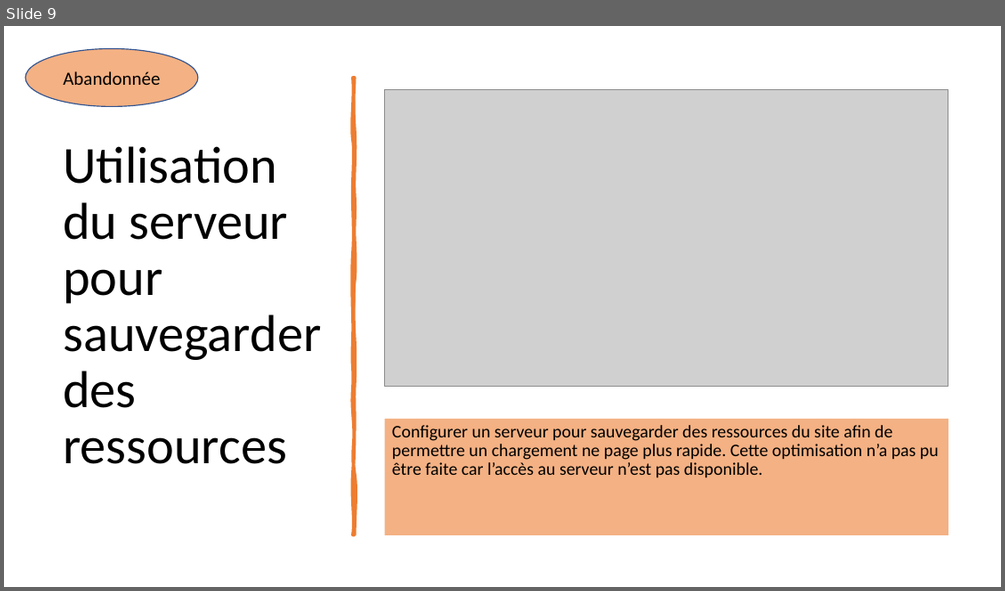
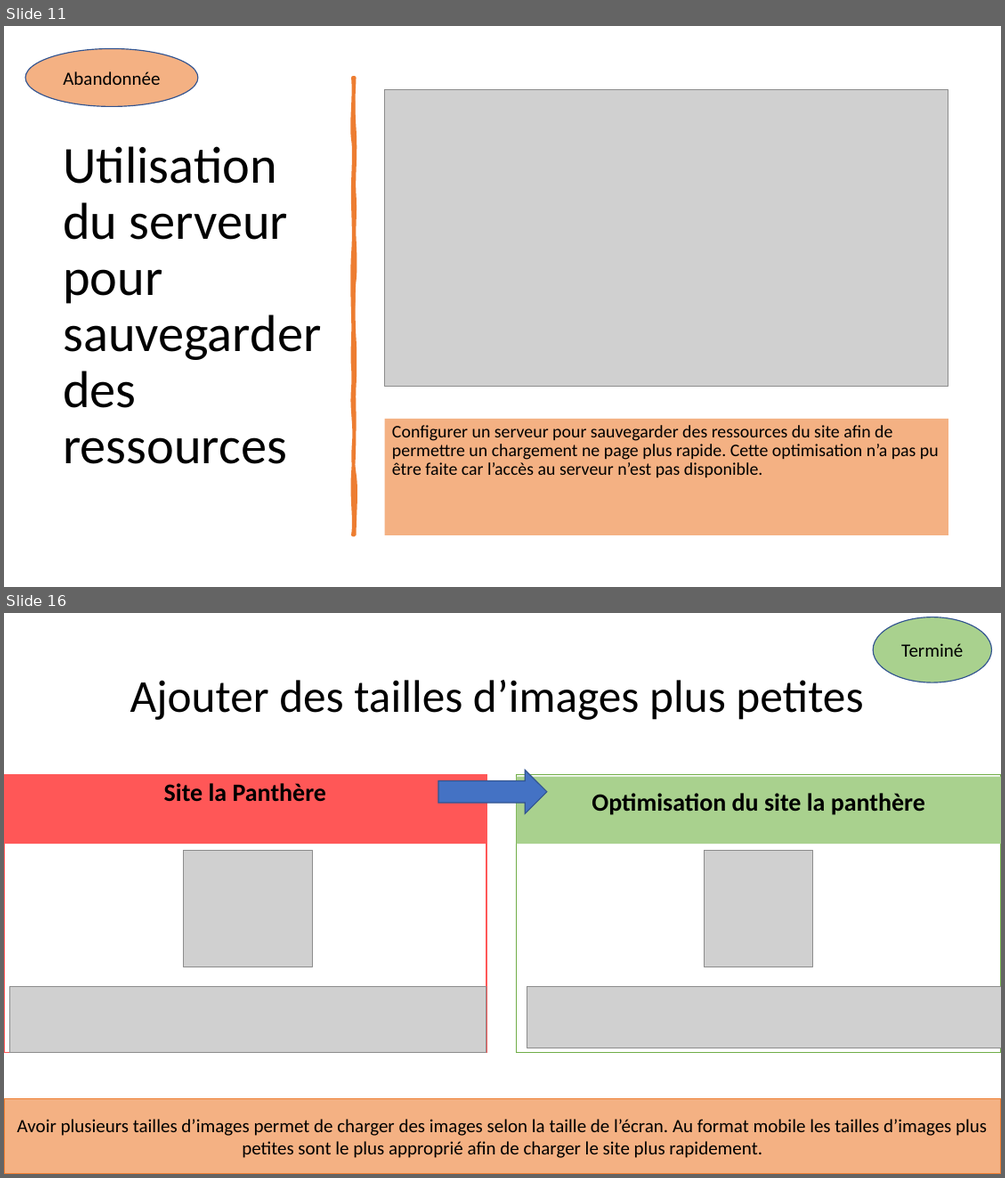
Before and after one commit to LimDavid458/la-panthere-optimise, a slide deck: rapport-seo.pptx. Shown one above the other, each under a label of ours: slide 9 before the commit, slides 11 and 16 after it; the slides between them are not shown. The pictures are 1005x591 and 1005x1178 pixels, drawn with LibreOffice and Linux fonts; fonts in the diff are those of the drawing; grey boxes stand for pictures. Boxes give left, top, right and bottom in pixels: in the first picture for what was removed or moved away, otherwise in the second. Text is boxed around its words. In the diff, an @@ line names an element or a change of style, - is before the commit and + after.

```diff
--- a/rapport-seo.pptx
+++ b/rapport-seo.pptx
@@ slide 16 added at bbox=[4, 613, 1001, 1174], background #FFFFFF @@
@@ ellipse added at bbox=[873, 617, 992, 682], fill #A9D18E, outline #325491 1 pt, 18 pt, text #000000 @@
+Terminé
@@ title added at bbox=[130, 680, 863, 720], 44 pt, text #000000 @@
+Ajouter des tailles d’images plus petites
@@ right arrow added at bbox=[438, 770, 547, 813], fill #4472C4, outline #325491 1 pt @@
@@ rectangle added at bbox=[4, 774, 486, 1052], fill #FFFFFF, outline #FF5757 1 pt @@
@@ text added at bbox=[4, 774, 486, 844], fill #FF5757, 24 pt, text #000000, bold @@
+Site la Panthère
@@ rectangle added at bbox=[517, 774, 1001, 1052], fill #FFFFFF, outline #70AD47 1 pt @@
@@ text added at bbox=[517, 777, 1001, 844], fill #A9D18E, 24 pt, text #000000, bold @@
+Optimisation du site la panthère
@@ picture added at bbox=[184, 850, 313, 966] @@
@@ picture added at bbox=[704, 850, 813, 966] @@
@@ picture added at bbox=[9, 986, 486, 1053] @@
@@ picture added at bbox=[526, 986, 1001, 1047] @@
@@ rectangle added at bbox=[4, 1098, 1001, 1174], fill #F4B183, outline #ED7D31 1 pt, 18 pt, text #000000 @@
+Avoir plusieurs tailles d’images permet de charger des images selon la taille de l’écran. Au format mobile les tailles d’images plus petites sont le plus approprié afin de charger le site plus rapidement.
@@ what was slide 9 is now slide 11 @@
```
Also in this commit, not shown: 6 slides changed, 3 other slides added, 2 other files.
